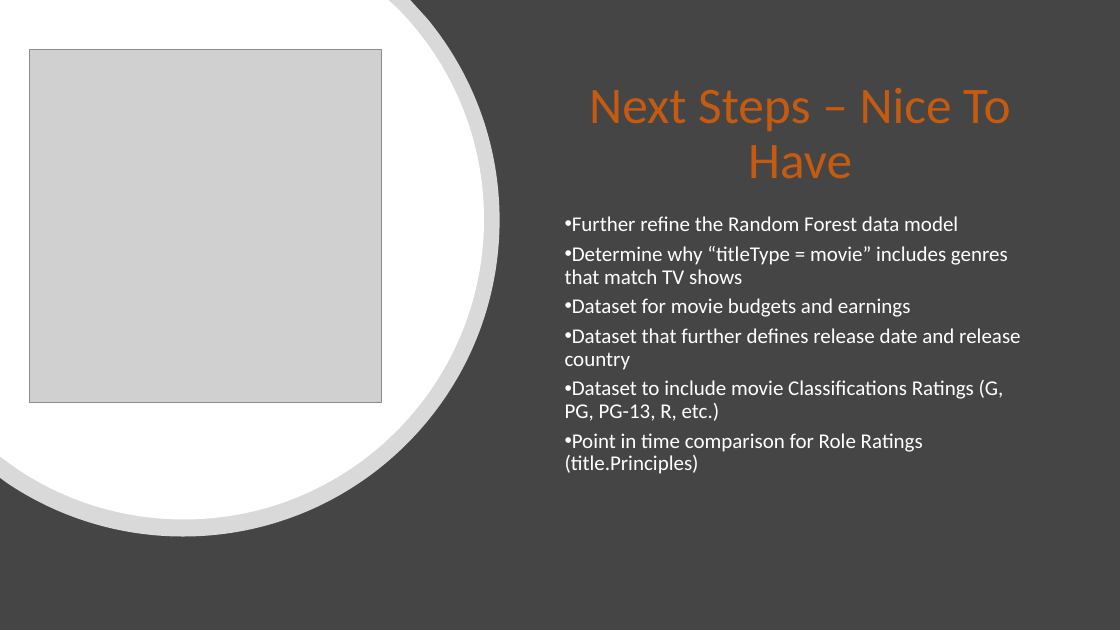
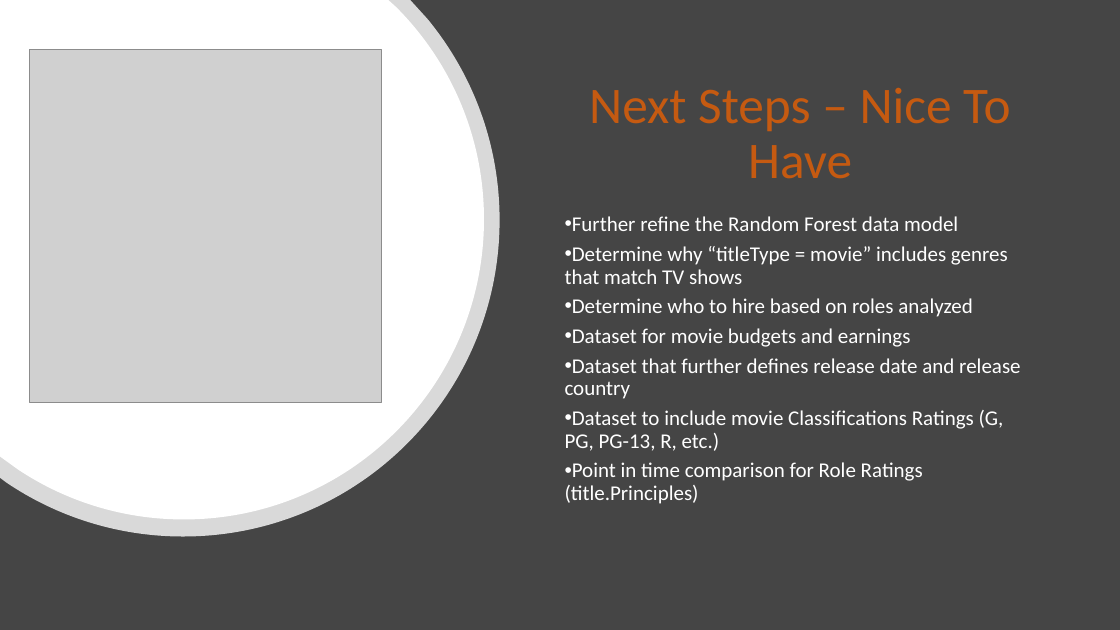
Before and after one commit to dniedermier-cscc/Scrum-Lords-Capstone-2018, a slide deck: slide 24 of Presentation/ScrumLords_Capstone.pptx. Drawn at 1120x630 pixels with LibreOffice and Linux fonts; fonts in the diff are those of the drawing; grey boxes stand for pictures. Boxes give left, top, right and bottom in pixels: in the first picture for what was removed or moved away, otherwise in the second. Text is boxed around its words. In the diff, an @@ line names an element or a change of style, - is before the commit and + after.

```diff
--- a/Presentation/ScrumLords_Capstone.pptx
+++ b/Presentation/ScrumLords_Capstone.pptx
@@ text at bbox=[572, 298, 973, 317]: paragraph added @@
+• Determine who to hire based on roles analyzed
```
Also in this commit, not shown: 1 slide removed.
